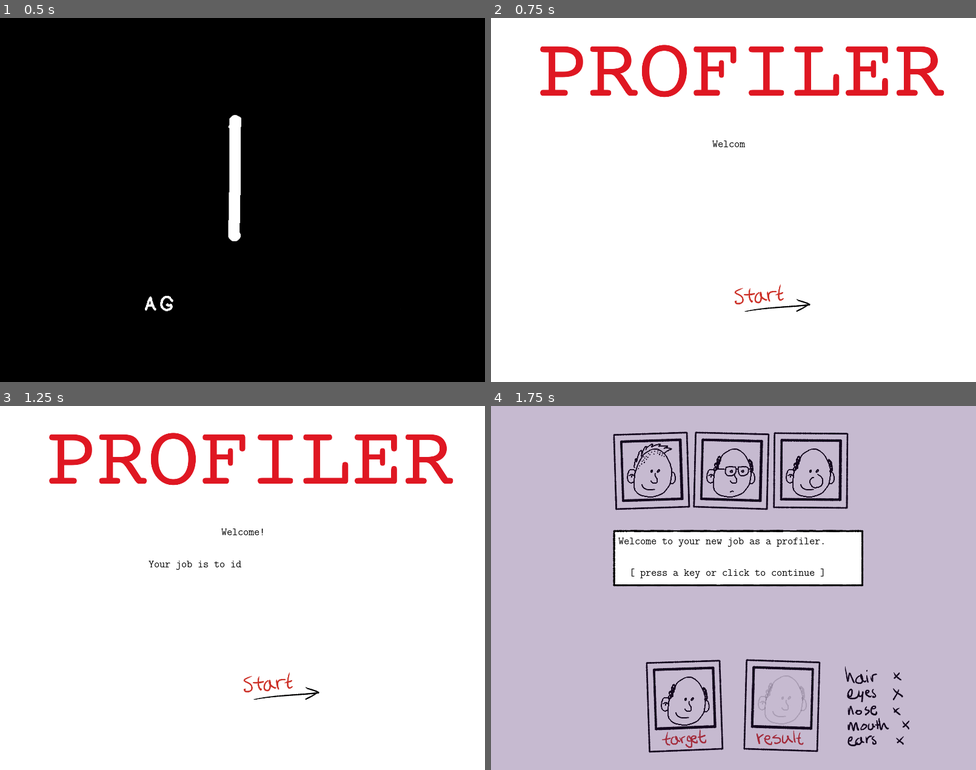
Above: before the commit, frames 1-4 (two rows, left to right).
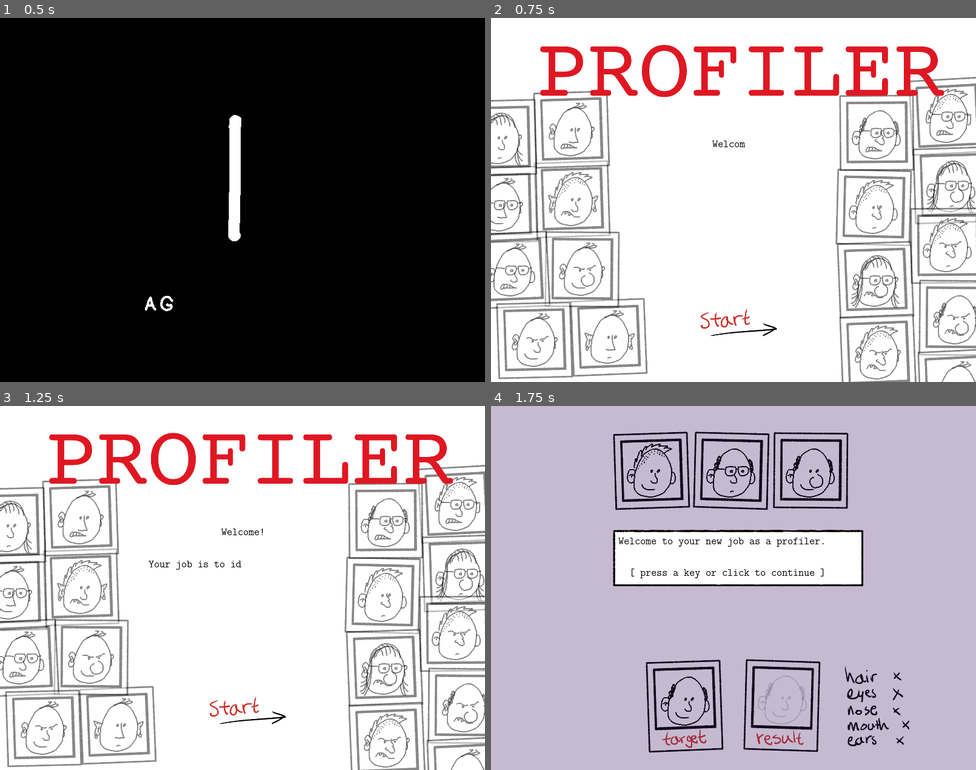
Above: after the commit, the same moments.

Repository: skarnl/godot--gmtk2021
Game: Godot game, scene res://screens/splash.tscn
Same seed, same stepped clock (60 frames per second), same inputs: the game is played once before the commit and once after it.
Inputs (mouse positions are in pixels of both pictures, inside the frame that each line leads up to; where the layout moved, square brackets give the same spot in the first picture):
- Up to frame 1 (0.5 s): no input
- Up to frame 2 (0.75 s): tap Enter at 0.5 s; move the mouse to (840, 181) at 0.52 s; click (840, 181) at 0.67 s
- Up to frame 3 (1.25 s): no input
- Up to frame 4 (1.75 s): click (743, 711) [777, 686] at 1.25 s

Frame 1 is identical in both runs. In frame 2, 13% of the frame differs, in the area x 0-100%, y 16-100%; in frame 3, 13%; in frame 4, nothing differs.

Commit message:
Decorate main menu

Diff:
--- a/entities/market/selected.tscn
+++ b/entities/market/selected.tscn
@@ -8,47 +8,56 @@
 script = ExtResource( 1 )
 
 [node name="Image" type="Sprite" parent="."]
+visible = false
 texture = ExtResource( 2 )
 region_enabled = true
 region_rect = Rect2( 362, 28, 303, 247 )
 
 [node name="Image2" type="Sprite" parent="."]
+visible = false
 texture = ExtResource( 2 )
 region_enabled = true
 region_rect = Rect2( 667, 23, 310, 252 )
 
 [node name="Image3" type="Sprite" parent="."]
+visible = false
 texture = ExtResource( 2 )
 region_enabled = true
 region_rect = Rect2( 39, -3, 313, 284 )
 
 [node name="Image4" type="Sprite" parent="."]
+visible = false
 texture = ExtResource( 2 )
 region_enabled = true
 region_rect = Rect2( 624, 295, 318, 266 )
 
 [node name="Image5" type="Sprite" parent="."]
+visible = false
 texture = ExtResource( 2 )
 region_enabled = true
 region_rect = Rect2( 298, 286, 319, 260 )
 
 [node name="Image6" type="Sprite" parent="."]
+visible = false
 texture = ExtResource( 2 )
 region_enabled = true
 region_rect = Rect2( -5, 277, 298, 287 )
 
 [node name="Image7" type="Sprite" parent="."]
+visible = false
 position = Vector2( 18, -2 )
 texture = ExtResource( 2 )
 region_enabled = true
 region_rect = Rect2( 590, 565, 343, 310 )
 
 [node name="Image8" type="Sprite" parent="."]
+visible = false
 texture = ExtResource( 2 )
 region_enabled = true
 region_rect = Rect2( -6, 570, 313, 284 )
 
 [node name="Image9" type="Sprite" parent="."]
+visible = false
 texture = ExtResource( 2 )
 region_enabled = true
 region_rect = Rect2( 308, 545, 283, 317 )
--- a/screens/main_menu.tscn
+++ b/screens/main_menu.tscn
@@ -1,10 +1,11 @@
-[gd_scene load_steps=7 format=2]
+[gd_scene load_steps=8 format=2]
 
 [ext_resource path="res://screens/main_menu.gd" type="Script" id=1]
 [ext_resource path="res://assets/images/Title_m005.png" type="Texture" id=2]
 [ext_resource path="res://assets/images/StartButton_m005.png" type="Texture" id=3]
 [ext_resource path="res://assets/images/StartButtonHover_m005.png" type="Texture" id=4]
 [ext_resource path="res://assets/fonts/main_font.tres" type="DynamicFont" id=5]
+[ext_resource path="res://entities/market/market_person.tscn" type="PackedScene" id=6]
 
 [sub_resource type="Animation" id=1]
 resource_name = "type"
@@ -32,6 +33,61 @@
 __meta__ = {
 "_edit_use_anchors_": false
 }
+
+[node name="Node2D" type="Node2D" parent="."]
+modulate = Color( 1, 1, 1, 0.466667 )
+position = Vector2( 0, -284.628 )
+
+[node name="MarketPerson" parent="Node2D" instance=ExtResource( 6 )]
+position = Vector2( 150.94, 788.58 )
+
+[node name="MarketPerson2" parent="Node2D" instance=ExtResource( 6 )]
+position = Vector2( 1212.22, 817.265 )
+
+[node name="MarketPerson3" parent="Node2D" instance=ExtResource( 6 )]
+position = Vector2( 1472.59, 497.333 )
+
+[node name="MarketPerson4" parent="Node2D" instance=ExtResource( 6 )]
+position = Vector2( 148.733, 543.668 )
+
+[node name="MarketPerson5" parent="Node2D" instance=ExtResource( 6 )]
+position = Vector2( -102.799, 808.439 )
+
+[node name="MarketPerson7" parent="Node2D" instance=ExtResource( 6 )]
+position = Vector2( 1485.82, 740.039 )
+
+[node name="MarketPerson10" parent="Node2D" instance=ExtResource( 6 )]
+position = Vector2( -107.212, 572.352 )
+
+[node name="MarketPerson15" parent="Node2D" instance=ExtResource( 6 )]
+position = Vector2( 1223.26, 554.701 )
+
+[node name="MarketPerson26" parent="Node2D" instance=ExtResource( 6 )]
+position = Vector2( 1472.59, 951.856 )
+
+[node name="MarketPerson28" parent="Node2D" instance=ExtResource( 6 )]
+position = Vector2( 1503.47, 1205.6 )
+
+[node name="MarketPerson19" parent="Node2D" instance=ExtResource( 6 )]
+position = Vector2( 1218.85, 1073.2 )
+
+[node name="MarketPerson20" parent="Node2D" instance=ExtResource( 6 )]
+position = Vector2( 1503.48, 1452.72 )
+
+[node name="MarketPerson21" parent="Node2D" instance=ExtResource( 6 )]
+position = Vector2( 278.912, 1273.99 )
+
+[node name="MarketPerson22" parent="Node2D" instance=ExtResource( 6 )]
+position = Vector2( 1227.67, 1329.15 )
+
+[node name="MarketPerson23" parent="Node2D" instance=ExtResource( 6 )]
+position = Vector2( 186.242, 1035.7 )
+
+[node name="MarketPerson24" parent="Node2D" instance=ExtResource( 6 )]
+position = Vector2( -63.083, 1037.91 )
+
+[node name="MarketPerson25" parent="Node2D" instance=ExtResource( 6 )]
+position = Vector2( 18.5546, 1285.02 )
 
 [node name="TitleSprite" type="Sprite" parent="."]
 position = Vector2( 881.078, 186.236 )
@@ -70,10 +126,10 @@
 anchor_top = 0.5
 anchor_right = 0.5
 anchor_bottom = 0.5
-margin_left = -5.0
-margin_top = 290.0
-margin_right = 294.0
-margin_bottom = 413.0
+margin_left = -124.147
+margin_top = 376.05
+margin_right = 174.853
+margin_bottom = 499.05
 mouse_default_cursor_shape = 2
 texture_normal = ExtResource( 3 )
 texture_hover = ExtResource( 4 )
